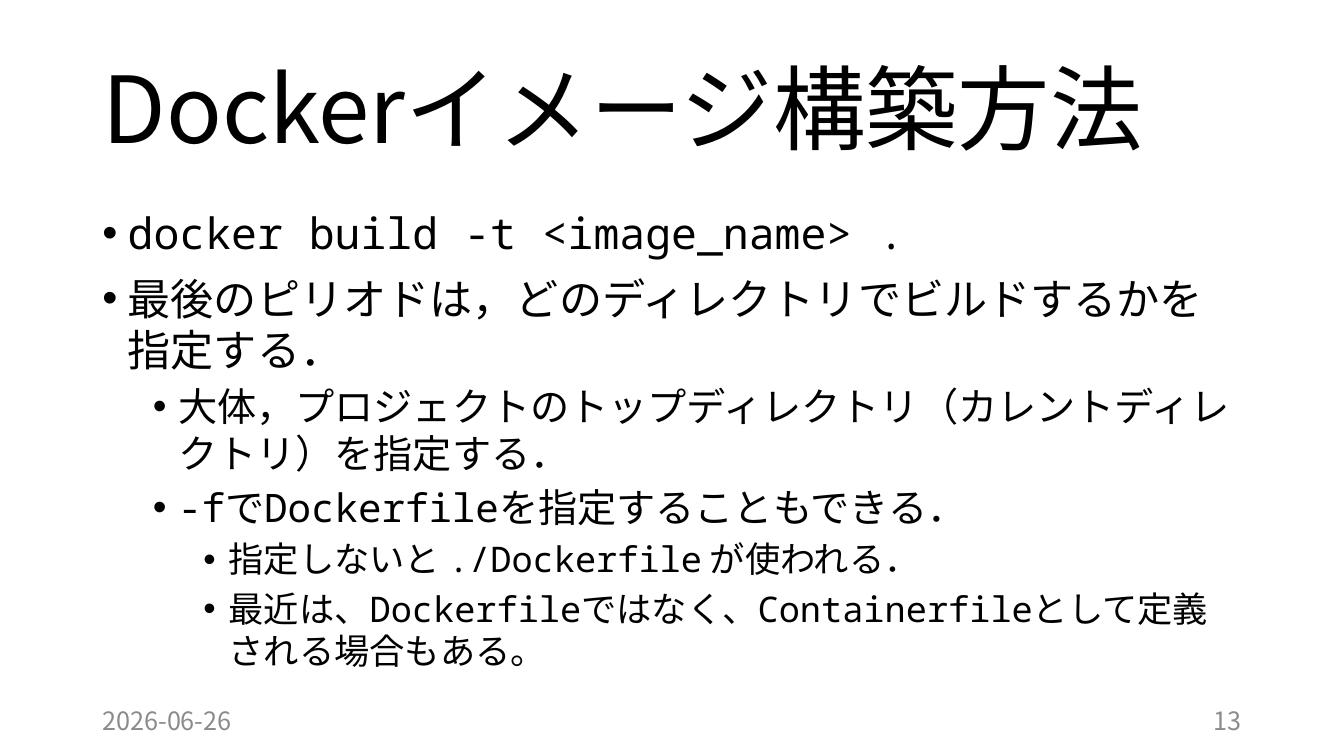
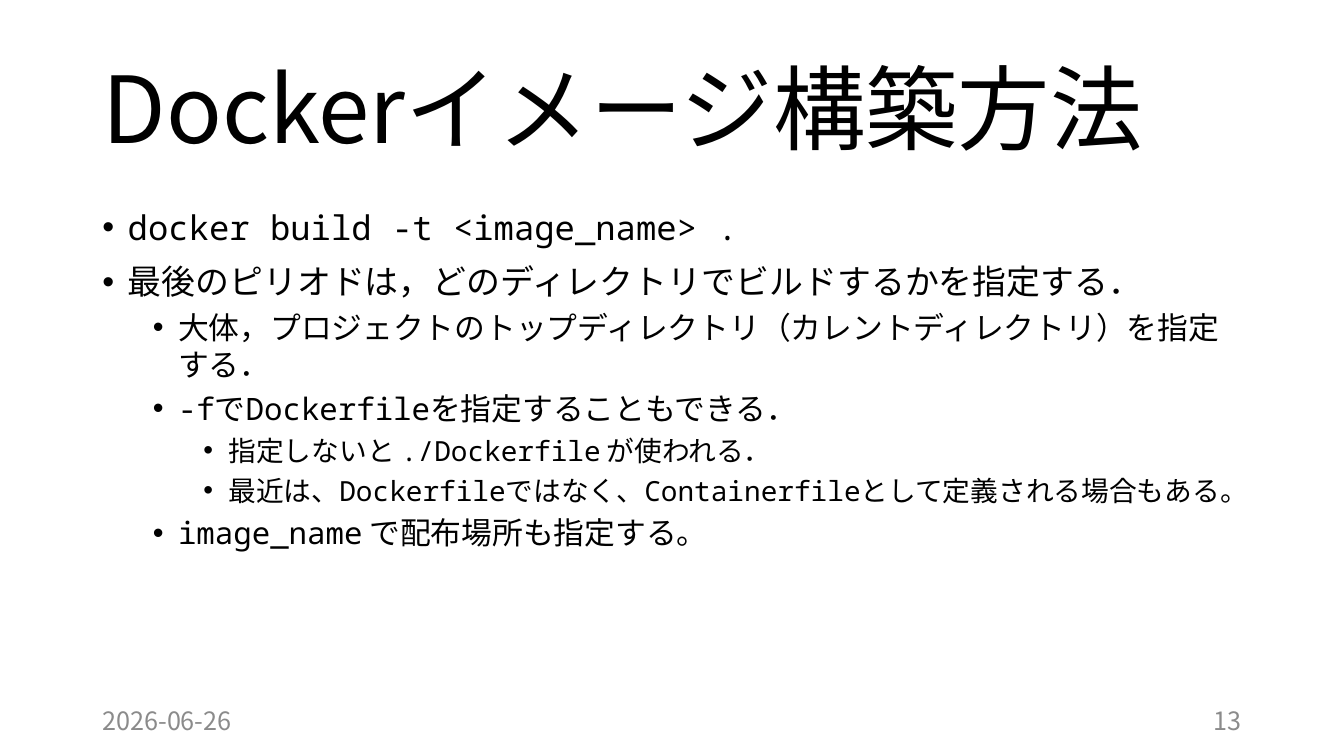
Before and after one commit to tamada/2026empirical, a slide deck: slide 13 of 20260626.pptx. Drawn at 1344x756 pixels with LibreOffice and Linux fonts; fonts in the diff are those of the drawing. Boxes give left, top, right and bottom in pixels: in the first picture for what was removed or moved away, otherwise in the second. Text is boxed around its words. In the diff, an @@ line names an element or a change of style, - is before the commit and + after.

```diff
--- a/20260626.pptx
+++ b/20260626.pptx
@@ text at bbox=[128, 214, 1247, 504]: size 30.8 to 24.2 pt in "docker build -t <image_name> .", "最後のピリオドは，どのディレクトリでビルドするかを指定する．"; size 28 to 22 pt in "大体，プロジェクトのトップディレクトリ（カレントディレクトリ）を指定する．", "-fでDockerfileを指定することもできる．"; size 25.2 to 19.8 pt in "指定しないと ./Dockerfile が使われる．", "最近は、Dockerfileではなく、Containerfileとして定義される場合もある。" @@
@@ text at bbox=[178, 518, 707, 552]: paragraph added @@
+  • image_name で配布場所も指定する。
```
Also in this commit, not shown: 2 other slides changed, 11 slides added, 1 slide removed, 16 other files.
